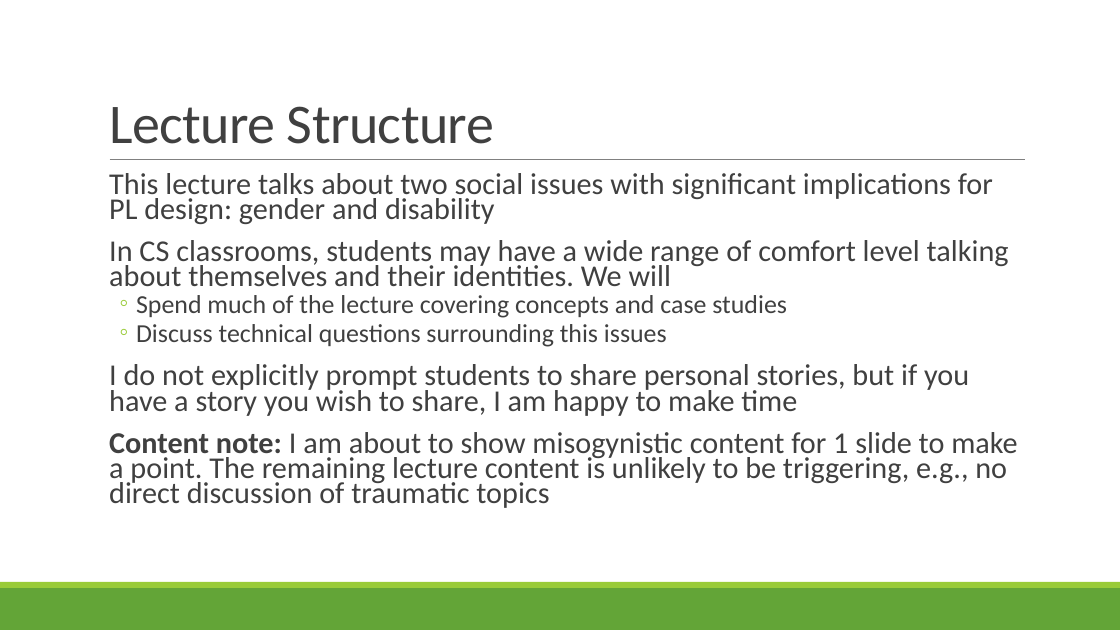
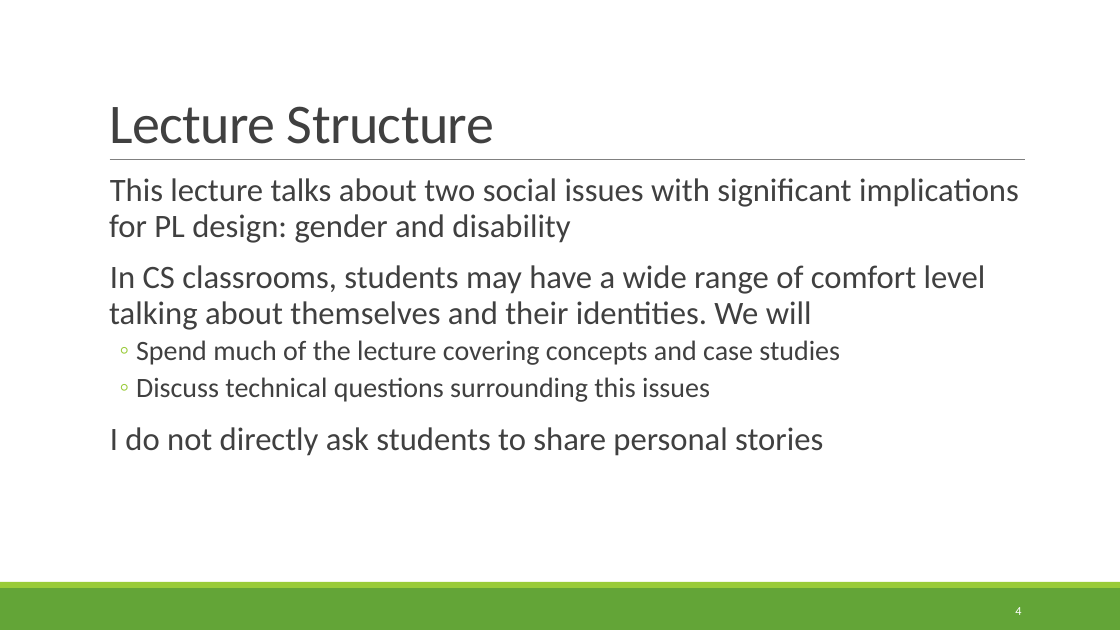
Before and after one commit to rbohrer/pl-course, a slide deck: slide 4 of LectureSlides/10GenderDisability.pptx (slide 3 before the commit). Drawn at 1120x630 pixels with LibreOffice and Linux fonts; fonts in the diff are those of the drawing. Boxes give left, top, right and bottom in pixels: in the first picture for what was removed or moved away, otherwise in the second. Text is boxed around its words. In the diff, an @@ line names an element or a change of style, - is before the commit and + after.

```diff
--- a/LectureSlides/10GenderDisability.pptx
+++ b/LectureSlides/10GenderDisability.pptx
@@ text at (109,178,1019,402): size 25.9 to 28 pt in "This lecture talks about two social issues ...", "In CS classrooms, students may have a ..."; size 22.2 to 24 pt in "Spend much of the lecture covering concepts ...", "Discuss technical questions surrounding this issues"; line spacing 0.7 to 0.9 @@
@@ text at (110,427,823,456): text changed; size 25.9 to 28 pt @@
-  I do not explicitly prompt students to share personal stories, but if you have a story you wish to share, I am happy to make time
-  Content note: I am about to show misogynistic content for 1 slide to make a point. The remaining lecture content is unlikely to be triggering, e.g., no direct discussion of traumatic topics
+  I do not directly ask students to share personal stories
@@ page number added at (1015,607,1021,615), 10.5 pt, text #FFFFFF @@
+4
```
Also in this commit, not shown: 49 other slides changed, 5 slides added.
